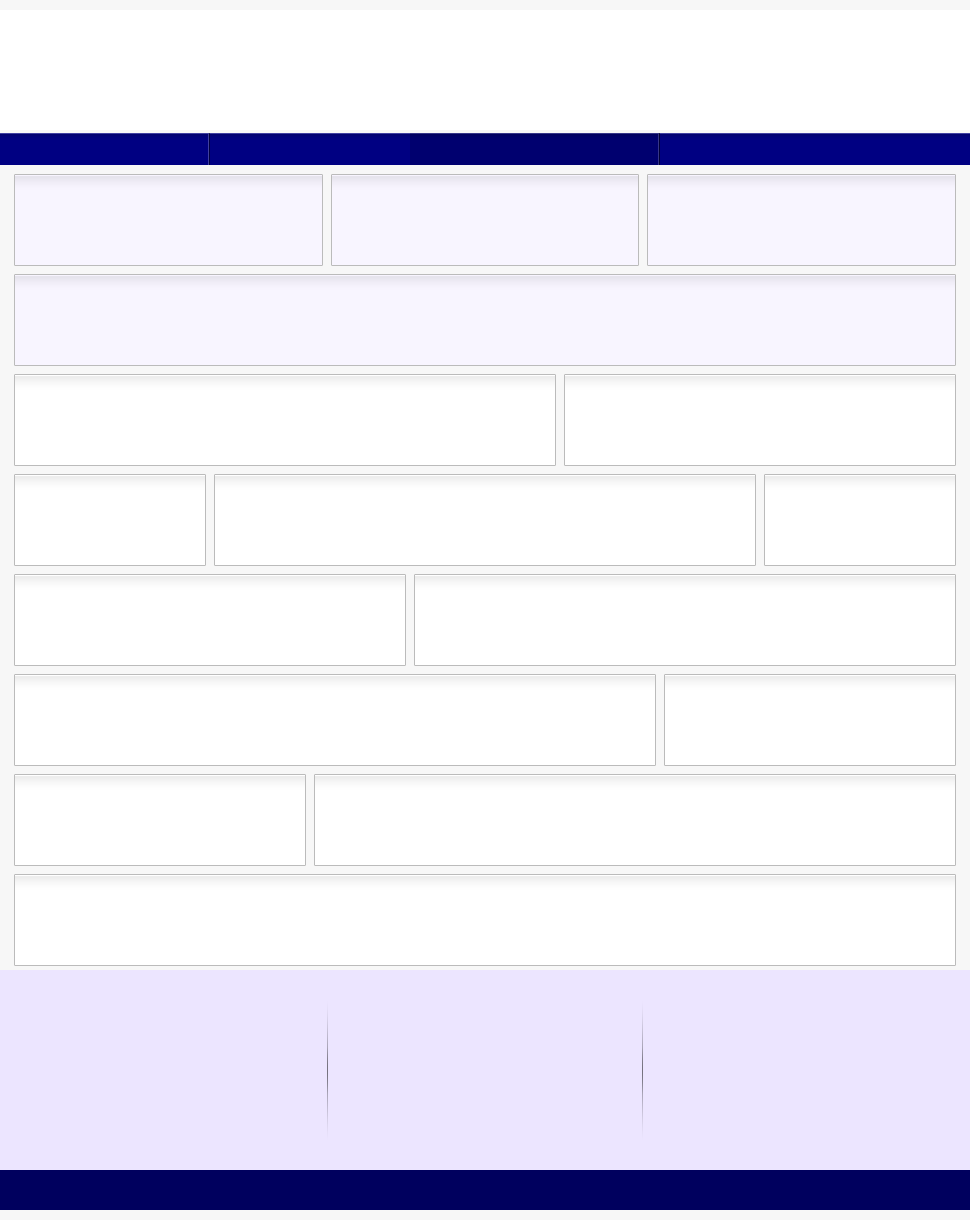
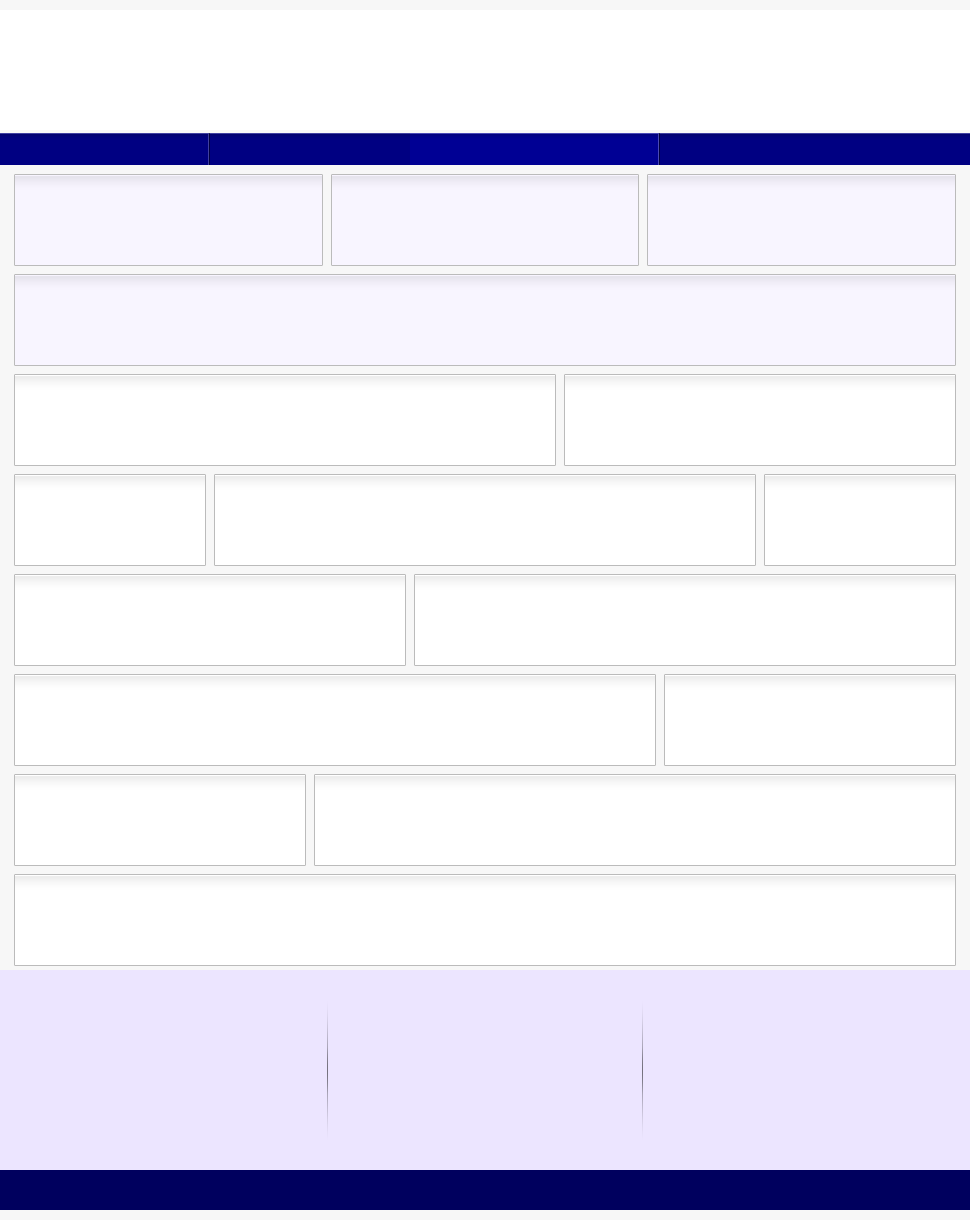
The second 970px x 1220px image is a revision of the first. Changes to its layers:
"navbar - active": blend multiply → color dodge, painted on it over [left=410, top=133, right=660, bottom=165]
